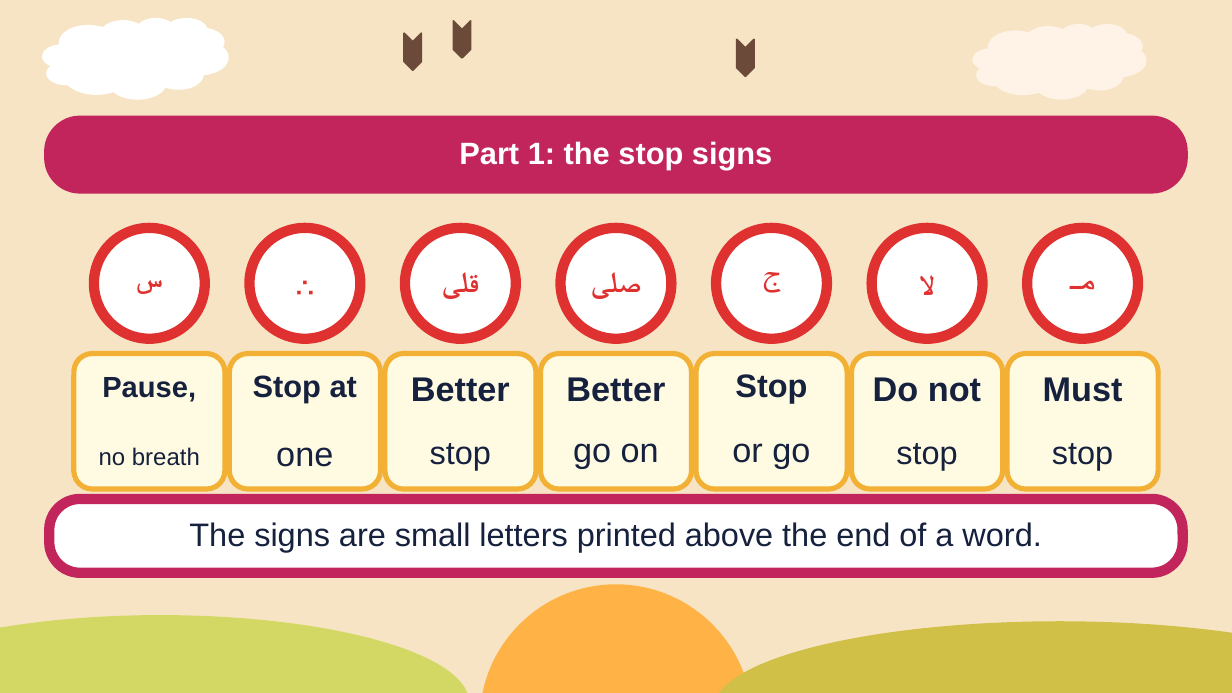
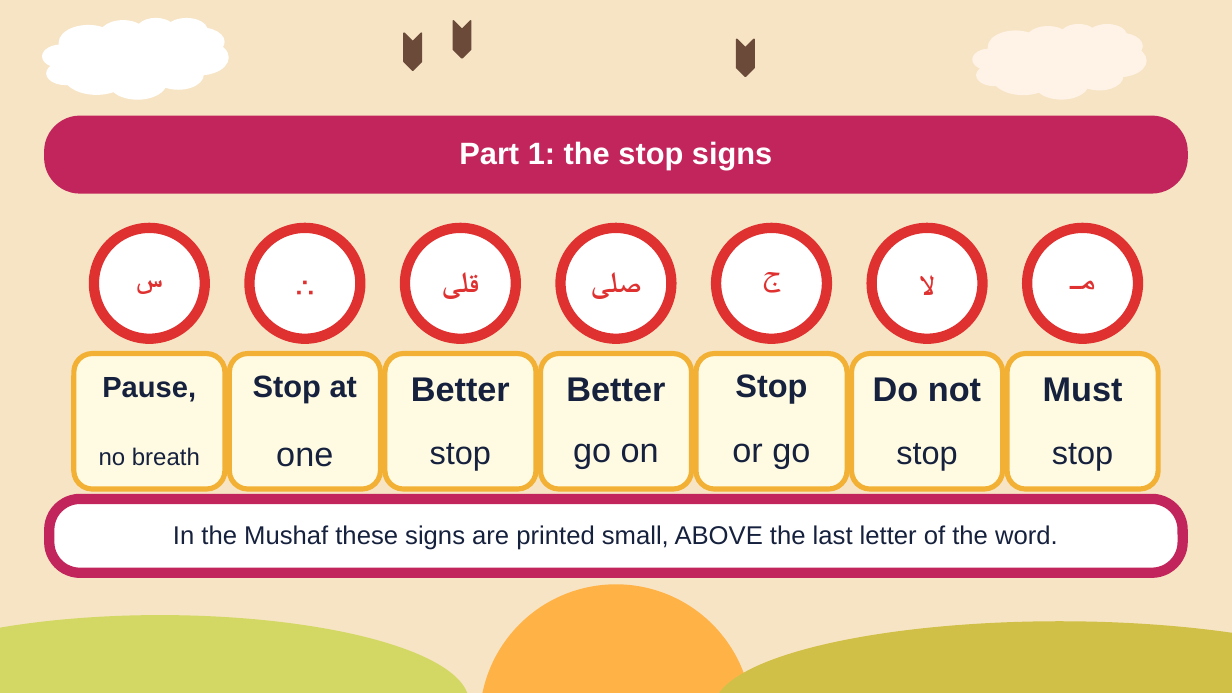
Before and after one commit to Sawaf11/-, a slide deck: slide 2 of waqf/Stopping-Waqf.pptx. Drawn at 1232x693 pixels with LibreOffice and Linux fonts; fonts in the diff are those of the drawing. Boxes give left, top, right and bottom in pixels: in the first picture for what was removed or moved away, otherwise in the second. Text is boxed around its words. In the diff, an @@ line names an element or a change of style, - is before the commit and + after.

```diff
--- a/waqf/Stopping-Waqf.pptx
+++ b/waqf/Stopping-Waqf.pptx
@@ text at (173, 525, 1058, 550): text changed; size 19 to 15 pt @@
-The signs are small letters printed above the end of a word.
+In the Mushaf these signs are printed small, ABOVE the last letter of the word.
```
Also in this commit, not shown: 8 other slides changed, 2 other files.
